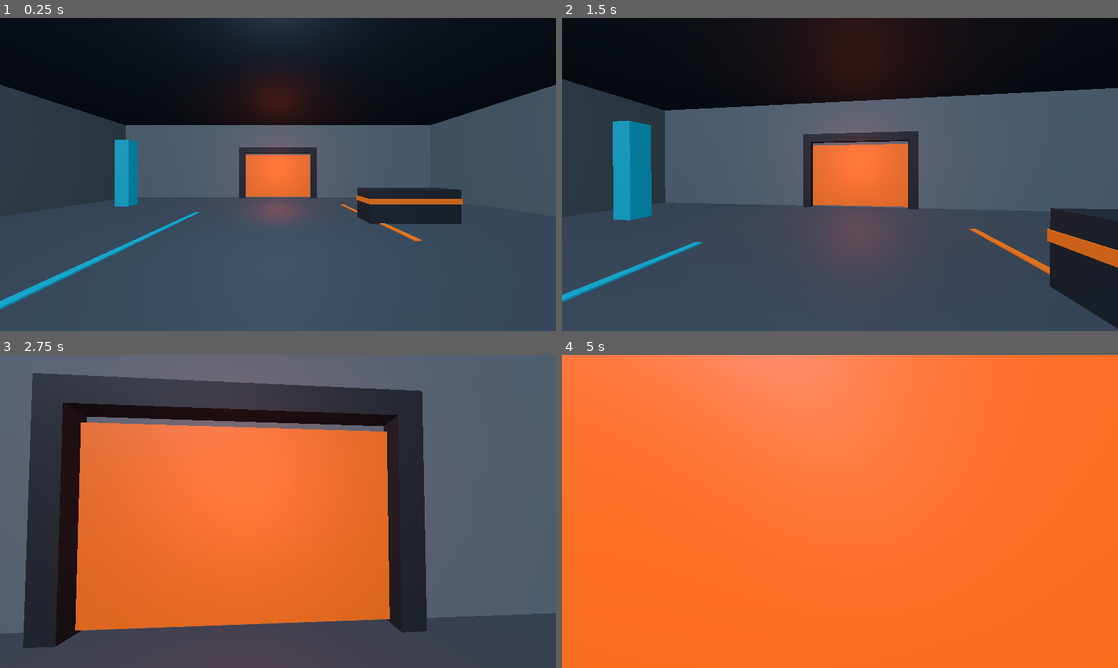
Above: before the commit, frames 1-4 (two rows, left to right).
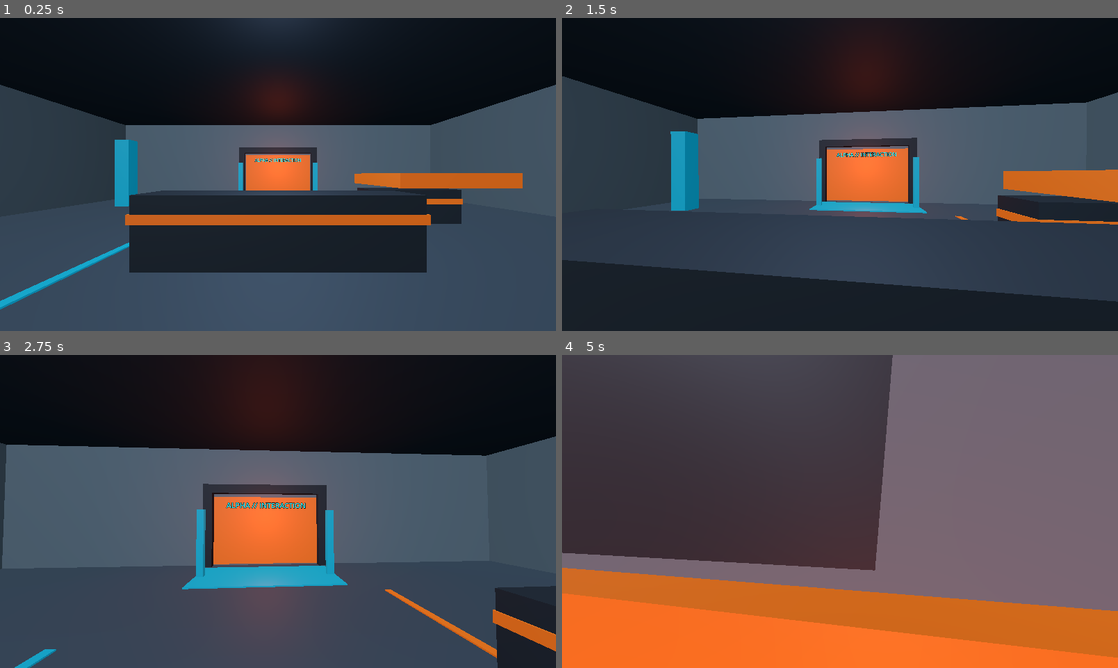
Above: after the commit, the same moments.

Repository: Flesymeb/fusepoint
Game: Godot game, scene res://main.tscn
Two runs of this game, one before a commit and one after it. Both use one fixed random seed, a clock stepped at 60 frames per second and the inputs below.
Inputs (mouse positions are in pixels of both pictures, inside the frame that each line leads up to):
- Up to frame 1 (0.25 s): no input
- Up to frame 2 (1.5 s): tap Enter at 0.5 s; move the mouse to (867, 174) at 0.52 s; hold Ctrl (crouch, bound only after the commit) 0.53-1.28 s; hold W (move_forward) from 0.53 s (still down); click (867, 174) at 0.67 s; tap Space (jump, bound only after the commit) at 0.77, 1.07 s; tap Shift (sprint, bound only after the commit) at 0.8, 1.35 s; move the mouse to (812, 174) at 1.27 s; click (812, 174) at 1.42 s
- Up to frame 3 (2.75 s): keep holding W (move_forward); tap Space (jump, bound only after the commit) at 1.52, 1.55, 1.82, 2.1 s; move the mouse to (289, 505) at 2.02 s; hold Ctrl (crouch, bound only after the commit) from 2.03 s (still down); click (289, 505) at 2.17 s
- Up to frame 4 (5 s): keep holding W (move_forward); move the mouse to (834, 517) at 2.77 s; release Ctrl (crouch, bound only after the commit) at 2.78 s; tap Ctrl (crouch, bound only after the commit) at 2.85, 4.35 s; click (834, 517) at 2.92 s; tap Space (jump, bound only after the commit) at 3.02, 3.32, 3.77, 3.8, 4.07, 4.52, 4.82 s; tap Shift (sprint, bound only after the commit) at 3.05 s; move the mouse to (878, 514) at 3.52 s; hold Shift (sprint, bound only after the commit) 3.53-4.28 s; click (878, 514) at 3.67 s; move the mouse to (795, 508) at 4.27 s; click (795, 508) at 4.42 s

The runs differ from the first frame. In frame 1, 15% of the frame differs, in the area x 22-94%, y 44-82%; in frame 2, 34%; in frame 3, 72%; in frame 4, 86%, in the area x 0-100%, y 0-97%.

Commit message:
feat(loop-0003): Advance the preserved bootstrap into a human-scale grounded locomotion blockout with authoritative walk, sprint, crouch, jump, airborne, and
GameLoop-Role: developer
Loop-Index: 3
Candidate-ID: loop-03-2972774df774
Receipt-SHA256: 40769da01b9da17493a96361ff4f212435c213f5e93a9acf5192133754ca039c

Diff:
--- a/game/main.tscn
+++ b/game/main.tscn
@@ -98,6 +98,31 @@
 [sub_resource type="BoxShape3D" id="Shape_barrier"]
 size = Vector3(2.8, 1.05, 1.05)
 
+[sub_resource type="BoxMesh" id="Mesh_route_cover"]
+material = SubResource("Material_dark")
+size = Vector3(4.6, 1.2, 0.9)
+
+[sub_resource type="BoxShape3D" id="Shape_route_cover"]
+size = Vector3(4.6, 1.2, 0.9)
+
+[sub_resource type="BoxMesh" id="Mesh_clearance_canopy"]
+material = SubResource("Material_amber")
+size = Vector3(2.4, 0.3, 2.4)
+
+[sub_resource type="BoxShape3D" id="Shape_clearance_canopy"]
+size = Vector3(2.4, 0.3, 2.4)
+
+[sub_resource type="BoxMesh" id="Mesh_alpha_pad"]
+material = SubResource("Material_cyan")
+size = Vector3(4.6, 0.04, 2.2)
+
+[sub_resource type="BoxShape3D" id="Shape_alpha_volume"]
+size = Vector3(4.6, 2.0, 2.2)
+
+[sub_resource type="BoxMesh" id="Mesh_alpha_post"]
+material = SubResource("Material_cyan")
+size = Vector3(0.22, 2.2, 0.22)
+
 [sub_resource type="BoxMesh" id="Mesh_barrier_stripe"]
 material = SubResource("Material_amber")
 size = Vector3(2.85, 0.16, 1.08)
@@ -230,6 +255,57 @@
 [node name="Collision" type="CollisionShape3D" parent="Room/Barrier"]
 shape = SubResource("Shape_barrier")
 
+[node name="RouteCover" type="StaticBody3D" parent="Room"]
+position = Vector3(0, 0.6, 1.8)
+
+[node name="Mesh" type="MeshInstance3D" parent="Room/RouteCover"]
+mesh = SubResource("Mesh_route_cover")
+
+[node name="Stripe" type="MeshInstance3D" parent="Room/RouteCover"]
+position = Vector3(0, 0.22, 0)
+scale = Vector3(1.65, 1, 0.86)
+mesh = SubResource("Mesh_barrier_stripe")
+
+[node name="Collision" type="CollisionShape3D" parent="Room/RouteCover"]
+shape = SubResource("Shape_route_cover")
+
+[node name="ClearanceCanopy" type="StaticBody3D" parent="Room"]
+position = Vector3(3.6, 1.4, 0.2)
+
+[node name="Mesh" type="MeshInstance3D" parent="Room/ClearanceCanopy"]
+mesh = SubResource("Mesh_clearance_canopy")
+
+[node name="Collision" type="CollisionShape3D" parent="Room/ClearanceCanopy"]
+shape = SubResource("Shape_clearance_canopy")
+
+[node name="AlphaPlaceholder" type="Area3D" parent="Room"]
+position = Vector3(0, 1, -6.35)
+collision_layer = 0
+collision_mask = 1
+
+[node name="CollisionShape3D" type="CollisionShape3D" parent="Room/AlphaPlaceholder"]
+shape = SubResource("Shape_alpha_volume")
+
+[node name="FloorPad" type="MeshInstance3D" parent="Room/AlphaPlaceholder"]
+position = Vector3(0, -0.98, 0)
+mesh = SubResource("Mesh_alpha_pad")
+
+[node name="LeftPost" type="MeshInstance3D" parent="Room/AlphaPlaceholder"]
+position = Vector3(-2.15, 0.1, 0)
+mesh = SubResource("Mesh_alpha_post")
+
+[node name="RightPost" type="MeshInstance3D" parent="Room/AlphaPlaceholder"]
+position = Vector3(2.15, 0.1, 0)
+mesh = SubResource("Mesh_alpha_post")
+
+[node name="AlphaLabel" type="Label3D" parent="Room/AlphaPlaceholder"]
+position = Vector3(0, 1.35, 0)
+modulate = Color(0.15, 0.88, 1, 1)
+outline_modulate = Color(0.015, 0.05, 0.07, 1)
+text = "ALPHA // INTERACTION"
+font_size = 48
+outline_size = 8
+
 [node name="PrototypePlayer" type="CharacterBody3D" parent="." groups=["mcp_watch"]]
 position = Vector3(0, 0.9, 5.4)
 script = ExtResource("1_player")
--- a/game/project.godot
+++ b/game/project.godot
@@ -16,21 +16,44 @@
 move_forward={
 "deadzone": 0.5,
 "events": [Object(InputEventKey,"resource_local_to_scene":false,"resource_name":"","device":-1,"window_id":0,"alt_press …(192 unchanged characters)…
+, Object(InputEventJoypadMotion,"resource_local_to_scene":false,"resource_name":"","device":-1,"axis":1,"axis_value":-1.0,"script":null)
 ]
 }
 move_backward={
 "deadzone": 0.5,
 "events": [Object(InputEventKey,"resource_local_to_scene":false,"resource_name":"","device":-1,"window_id":0,"alt_press …(192 unchanged characters)…
+, Object(InputEventJoypadMotion,"resource_local_to_scene":false,"resource_name":"","device":-1,"axis":1,"axis_value":1.0,"script":null)
 ]
 }
 move_left={
 "deadzone": 0.5,
 "events": [Object(InputEventKey,"resource_local_to_scene":false,"resource_name":"","device":-1,"window_id":0,"alt_press …(191 unchanged characters)…
+, Object(InputEventJoypadMotion,"resource_local_to_scene":false,"resource_name":"","device":-1,"axis":0,"axis_value":-1.0,"script":null)
 ]
 }
 move_right={
 "deadzone": 0.5,
 "events": [Object(InputEventKey,"resource_local_to_scene":false,"resource_name":"","device":-1,"window_id":0,"alt_press …(192 unchanged characters)…
+, Object(InputEventJoypadMotion,"resource_local_to_scene":false,"resource_name":"","device":-1,"axis":0,"axis_value":1.0,"script":null)
+]
+}
+jump={
+"deadzone": 0.5,
+"events": [Object(InputEventKey,"resource_local_to_scene":false,"resource_name":"","device":-1,"window_id":0,"alt_pressed":false,"shift_pressed":false,"ctrl_pressed":false,"meta_pressed":false,"pressed":false,"keycode":0,"physical_keycode":32,"key_label":0,"unicode":32,"location":0,"echo":false,"script":null)
+, Object(InputEventJoypadButton,"resource_local_to_scene":false,"resource_name":"","device":-1,"button_index":0,"pressure":0.0,"pressed":true,"script":null)
+]
+}
+sprint={
+"deadzone": 0.5,
+"events": [Object(InputEventKey,"resource_local_to_scene":false,"resource_name":"","device":-1,"window_id":0,"alt_pressed":false,"shift_pressed":false,"ctrl_pressed":false,"meta_pressed":false,"pressed":false,"keycode":0,"physical_keycode":4194325,"key_label":0,"unicode":0,"location":0,"echo":false,"script":null)
+, Object(InputEventJoypadButton,"resource_local_to_scene":false,"resource_name":"","device":-1,"button_index":7,"pressure":0.0,"pressed":true,"script":null)
+]
+}
+crouch={
+"deadzone": 0.5,
+"events": [Object(InputEventKey,"resource_local_to_scene":false,"resource_name":"","device":-1,"window_id":0,"alt_pressed":false,"shift_pressed":false,"ctrl_pressed":false,"meta_pressed":false,"pressed":false,"keycode":0,"physical_keycode":4194326,"key_label":0,"unicode":0,"location":0,"echo":false,"script":null)
+, Object(InputEventKey,"resource_local_to_scene":false,"resource_name":"","device":-1,"window_id":0,"alt_pressed":false,"shift_pressed":false,"ctrl_pressed":false,"meta_pressed":false,"pressed":false,"keycode":0,"physical_keycode":67,"key_label":0,"unicode":99,"location":0,"echo":false,"script":null)
+, Object(InputEventJoypadButton,"resource_local_to_scene":false,"resource_name":"","device":-1,"button_index":1,"pressure":0.0,"pressed":true,"script":null)
 ]
 }
 restart={
--- a/game/scripts/prototype_player.gd
+++ b/game/scripts/prototype_player.gd
@@ -1,10 +1,25 @@
 extends CharacterBody3D
 
-@export var movement_speed := 5.0
+@export_group("Ground locomotion")
+@export var walk_speed := 4.5
+@export var sprint_speed := 7.2
+@export var crouch_speed := 2.4
 @export var ground_acceleration := 24.0
+@export var ground_deceleration := 28.0
+@export var air_acceleration := 8.0
+@export var jump_velocity := 5.2
+
+@export_group("Stance")
+@export var standing_height := 1.8
+@export var crouching_height := 1.2
+@export var standing_eye_height := 0.62
+@export var crouching_eye_height := 0.22
+
+@export_group("Camera")
 @export var mouse_sensitivity := 0.0022
 @export_range(30.0, 89.0, 1.0) var pitch_limit_degrees := 82.0
 
+@onready var collision_shape: CollisionShape3D = $CollisionShape3D
 @onready var head: Node3D = $Head
 @onready var camera: Camera3D = $Head/Camera3D
 
@@ -13,11 +28,23 @@
 var _spawn_head_rotation: Vector3
 var _pitch := 0.0
 var _mouse_captured := false
+var _stance := "standing"
+var _locomotion_mode := "idle"
+var _jump_phase := "grounded"
+var _current_target_speed := 0.0
+var _landing_time_left := 0.0
+var _stand_clearance := true
+var _jump_started := false
+var _standing_clearance_shape := CapsuleShape3D.new()
 
 
 func _ready() -> void:
 	_spawn_transform = global_transform
 	_spawn_head_rotation = head.rotation
+	_standing_clearance_shape.radius = 0.4
+	_standing_clearance_shape.height = standing_height
+	floor_snap_length = 0.25
+	floor_stop_on_slope = true
 	_capture_mouse()
 
 
@@ -32,7 +59,7 @@
 		if mouse_button.pressed and mouse_button.button_index == MOUSE_BUTTON_LEFT and not _mouse_captured:
 			_capture_mouse()
 			get_viewport().set_input_as_handled()
-		return
+			return
 
 	if event is InputEventMouseMotion and _mouse_captured:
 		var mouse_motion := event as InputEventMouseMotion
@@ -51,19 +78,112 @@
 		_reset_to_spawn()
 		return
 
+	var was_on_floor := is_on_floor()
+	_update_stance()
+
 	var input_vector := Input.get_vector("move_left", "move_right", "move_forward", "move_backward")
 	var desired_direction := transform.basis * Vector3(input_vector.x, 0.0, input_vector.y)
 	desired_direction.y = 0.0
 	desired_direction = desired_direction.normalized()
 
-	velocity.x = move_toward(velocity.x, desired_direction.x * movement_speed, ground_acceleration * delta)
-	velocity.z = move_toward(velocity.z, desired_direction.z * movement_speed, ground_acceleration * delta)
-	if is_on_floor():
-		velocity.y = 0.0
+	var grounded := is_on_floor()
+	var sprinting := grounded and _stance == "standing" and Input.is_action_pressed("sprint") and input_vector.y < -0.1
+	_current_target_speed = 0.0 if desired_direction.is_zero_approx() else _get_target_speed(sprinting)
+	var acceleration := ground_acceleration if grounded else air_acceleration
+	if desired_direction.is_zero_approx():
+		acceleration = ground_deceleration if grounded else air_acceleration
+
+	velocity.x = move_toward(velocity.x, desired_direction.x * _current_target_speed, acceleration * delta)
+	velocity.z = move_toward(velocity.z, desired_direction.z * _current_target_speed, acceleration * delta)
+
+	if grounded:
+		if velocity.y < 0.0:
+			velocity.y = 0.0
+		if Input.is_action_just_pressed("jump") and _stance == "standing":
+			velocity.y = jump_velocity
+			_jump_started = true
+			_jump_phase = "ascending"
 	else:
 		velocity.y -= _gravity * delta
 
 	move_and_slide()
+	_update_authoritative_state(was_on_floor, input_vector, sprinting, delta)
+
+
+func _get_target_speed(sprinting: bool) -> float:
+	if _stance == "crouched":
+		return crouch_speed
+	if sprinting:
+		return sprint_speed
+	return walk_speed
+
+
+func _update_stance() -> void:
+	if Input.is_action_pressed("crouch"):
+		if _stance != "crouched":
+			_set_stance(true)
+		_stand_clearance = false
+		return
+
+	_stand_clearance = _can_stand()
+	if _stance == "crouched" and _stand_clearance:
+		_set_stance(false)
+
+
+func _set_stance(crouched: bool) -> void:
+	var capsule := collision_shape.shape as CapsuleShape3D
+	if crouched:
+		_stance = "crouched"
+		capsule.height = crouching_height
+		collision_shape.position.y = -(standing_height - crouching_height) * 0.5
+		head.position.y = crouching_eye_height
+	else:
+		_stance = "standing"
+		capsule.height = standing_height
+		collision_shape.position.y = 0.0
+		head.position.y = standing_eye_height
+
+
+func _can_stand() -> bool:
+	if _stance == "standing":
+		return true
+	var query := PhysicsShapeQueryParameters3D.new()
+	query.shape = _standing_clearance_shape
+	query.transform = Transform3D(global_transform.basis, global_position + Vector3.UP * 0.02)
+	query.collision_mask = collision_mask
+	query.exclude = [get_rid()]
+	query.collide_with_areas = false
+	query.collide_with_bodies = true
+	return get_world_3d().direct_space_state.intersect_shape(query, 1).is_empty()
+
+
+func _update_authoritative_state(was_on_floor: bool, input_vector: Vector2, sprinting: bool, delta: float) -> void:
+	var grounded := is_on_floor()
+	if not was_on_floor and grounded:
+		_landing_time_left = 0.16
+		_jump_phase = "landed"
+		_jump_started = false
+	elif not grounded:
+		_landing_time_left = 0.0
+		_jump_phase = "ascending" if velocity.y > 0.0 else "descending"
+	elif _landing_time_left > 0.0:
+		_landing_time_left = maxf(0.0, _landing_time_left - delta)
+		_jump_phase = "landed" if _landing_time_left > 0.0 else "grounded"
+	else:
+		_jump_phase = "grounded"
+
+	if not grounded:
+		_locomotion_mode = "jump" if _jump_started and velocity.y > 0.0 else "airborne"
+	elif _landing_time_left > 0.0:
+		_locomotion_mode = "landing"
+	elif _stance == "crouched":
+		_locomotion_mode = "crouch" if not input_vector.is_zero_approx() else "crouch_idle"
+	elif input_vector.is_zero_approx():
+		_locomotion_mode = "idle"
+	elif sprinting:
+		_locomotion_mode = "sprint"
+	else:
+		_locomotion_mode = "walk"
 
 
 func _capture_mouse() -> void:
@@ -81,6 +201,13 @@
 	head.rotation = _spawn_head_rotation
 	_pitch = _spawn_head_rotation.x
 	velocity = Vector3.ZERO
+	_landing_time_left = 0.0
+	_jump_started = false
+	_jump_phase = "grounded"
+	_locomotion_mode = "idle"
+	_current_target_speed = 0.0
+	_stand_clearance = true
+	_set_stance(false)
 	_capture_mouse()
 
 
@@ -93,6 +220,16 @@
 		"mouse_captured": _mouse_captured,
 		"on_floor": is_on_floor(),
 		"camera_current": camera.current,
+		"camera_height": head.position.y,
+		"collision_height": (collision_shape.shape as CapsuleShape3D).height,
 		"spawn_position": _spawn_transform.origin,
 		"pitch_limit_degrees": pitch_limit_degrees,
+		"locomotion_mode": _locomotion_mode,
+		"stance": _stance,
+		"target_speed": _current_target_speed,
+		"horizontal_speed": Vector2(velocity.x, velocity.z).length(),
+		"jump_phase": _jump_phase,
+		"jump_available": is_on_floor() and _stance == "standing",
+		"landing_active": _landing_time_left > 0.0,
+		"stand_clearance": _stand_clearance,
 	}
Not shown: 1 places in game/main.tscn that only renumber resources
Not shown, added: .gameloop/events/1fc2f0a0004c2441305f2a06edd4cbc84aafe445d9b1d7b5bec08c4e08f615e0.json
Not shown, added: .gameloop/receipts/loop-0003/developer-40769da01b9d.json
Not shown, changed: README.md
